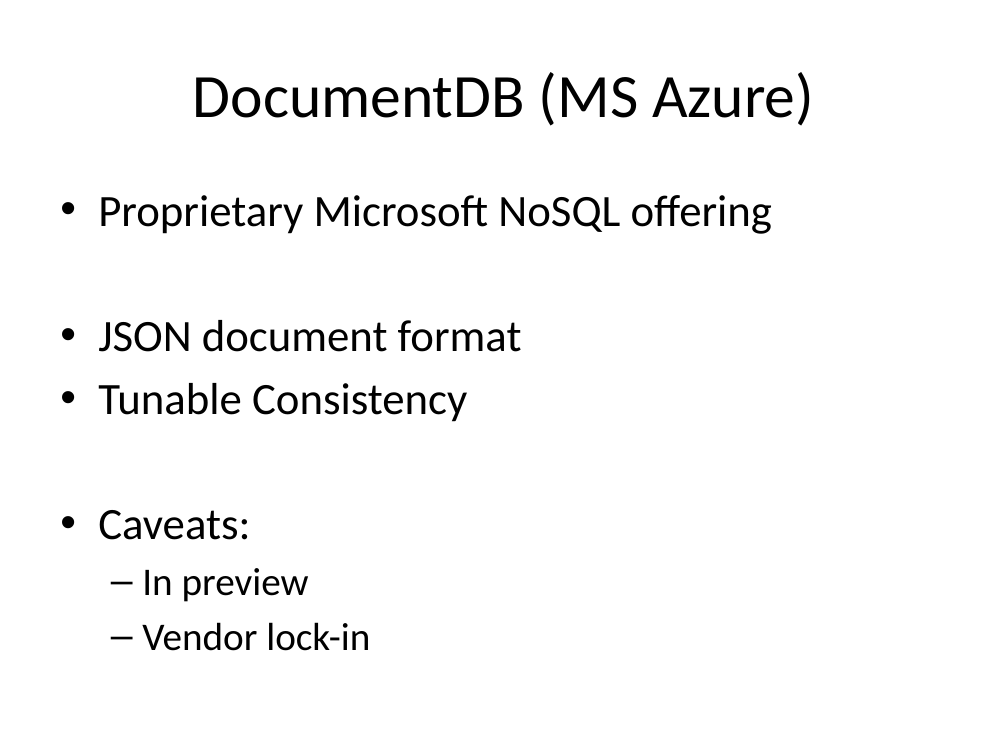
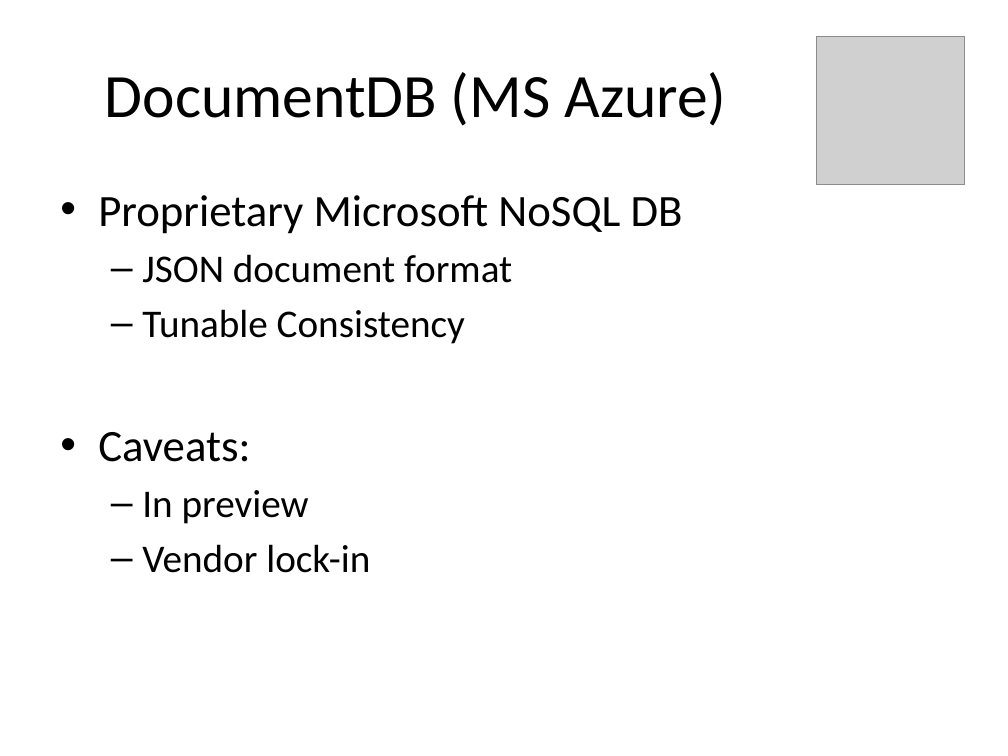
Before and after one commit to alexdgarland/database-demos, a slide deck: slide 47 of Slides/Not Only SQL - Picking A Database for DotNET.pptx. Drawn at 1008x756 pixels with LibreOffice and Linux fonts; fonts in the diff are those of the drawing; grey boxes stand for pictures. Boxes give left, top, right and bottom in pixels: in the first picture for what was removed or moved away, otherwise in the second. Text is boxed around its words. In the diff, an @@ line names an element or a change of style, - is before the commit and + after.

```diff
--- a/Slides/Not Only SQL - Picking A Database for DotNET.pptx
+++ b/Slides/Not Only SQL - Picking A Database for DotNET.pptx
@@ title "DocumentDB (MS Azure)": place and size @@
-title "DocumentDB (MS Azure)" at [193, 72, 814, 126]
+title "DocumentDB (MS Azure)" at [105, 72, 726, 126]
@@ picture added at [816, 36, 965, 184] @@
@@ text at [98, 195, 683, 234]: text changed @@
-• Proprietary Microsoft NoSQL offering
+• Proprietary Microsoft NoSQL DB
@@ text at [142, 254, 512, 344]: size 32 to 28 pt in "JSON document format", "Tunable Consistency"; bullet • to –; list level 1 to 2 in "JSON document format"; list level 1 to 2 in "Tunable Consistency" @@
```
Also in this commit, not shown: 4 other slides changed.
